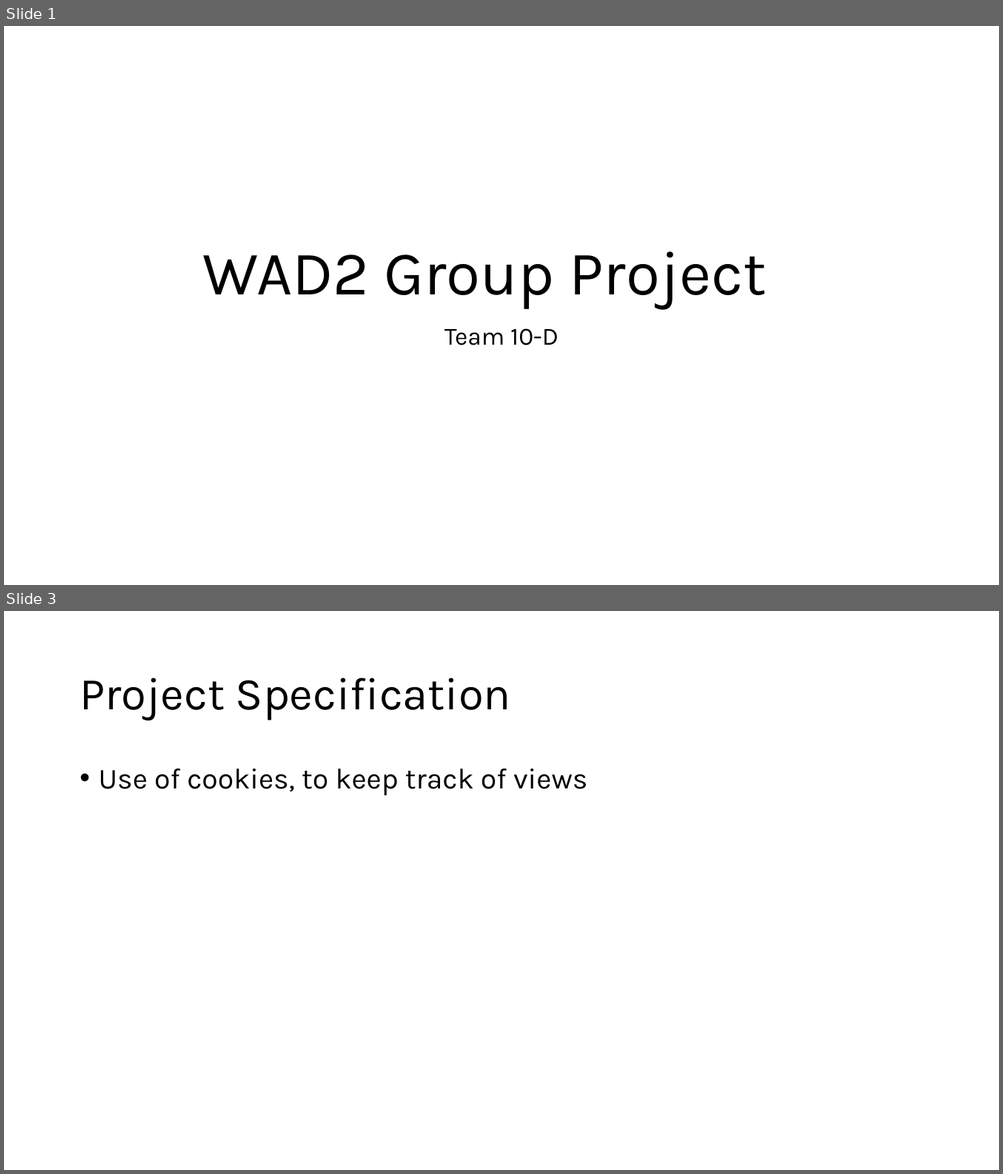
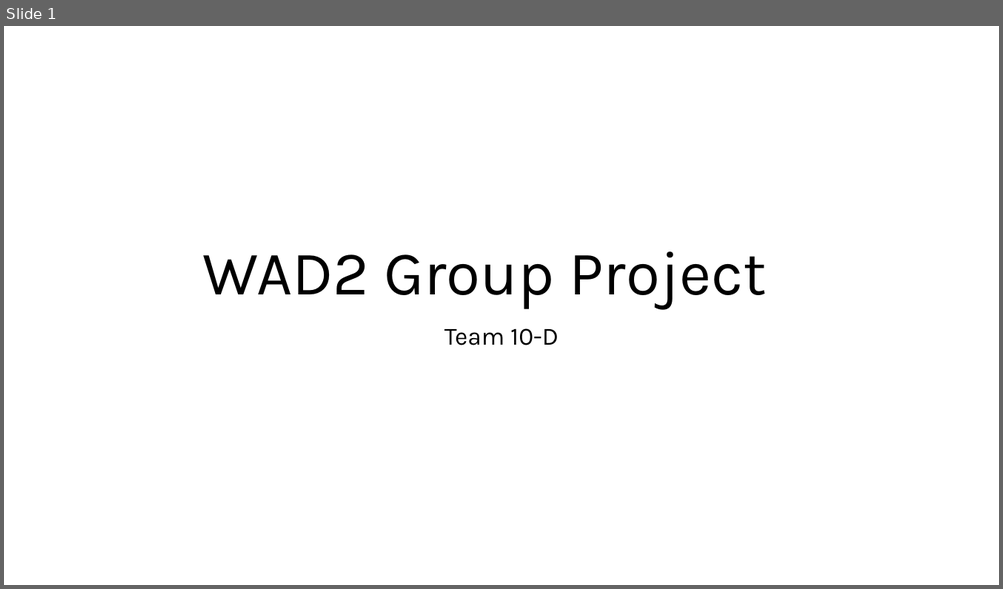
Before and after one commit to MalachyMcGinnity/WAD2GroupProject, a slide deck: WAD2 Group Project Design Spec.pptx. Shown one above the other, each under a label of ours: slides 1 and 3 before the commit, slide 1 after it; the slides between them are not shown. The pictures are 1003x1174 and 1003x589 pixels, drawn with LibreOffice and Linux fonts; fonts in the diff are those of the drawing. Boxes give left, top, right and bottom in pixels: in the first picture for what was removed or moved away, otherwise in the second. Text is boxed around its words. In the diff, an @@ line names an element or a change of style, - is before the commit and + after.

```diff
--- a/WAD2 Group Project Design Spec.pptx
+++ b/WAD2 Group Project Design Spec.pptx
@@ slide 3 removed at <box>4,611,999,1170</box>, background #FFFFFF @@
@@ title removed at <box>79,678,511,721</box> @@
-Project Specification
@@ text removed at <box>99,769,587,796</box> @@
-• Use of cookies, to keep track of views
```
Also in this commit, not shown: 2 slides changed, 3 slides added.
